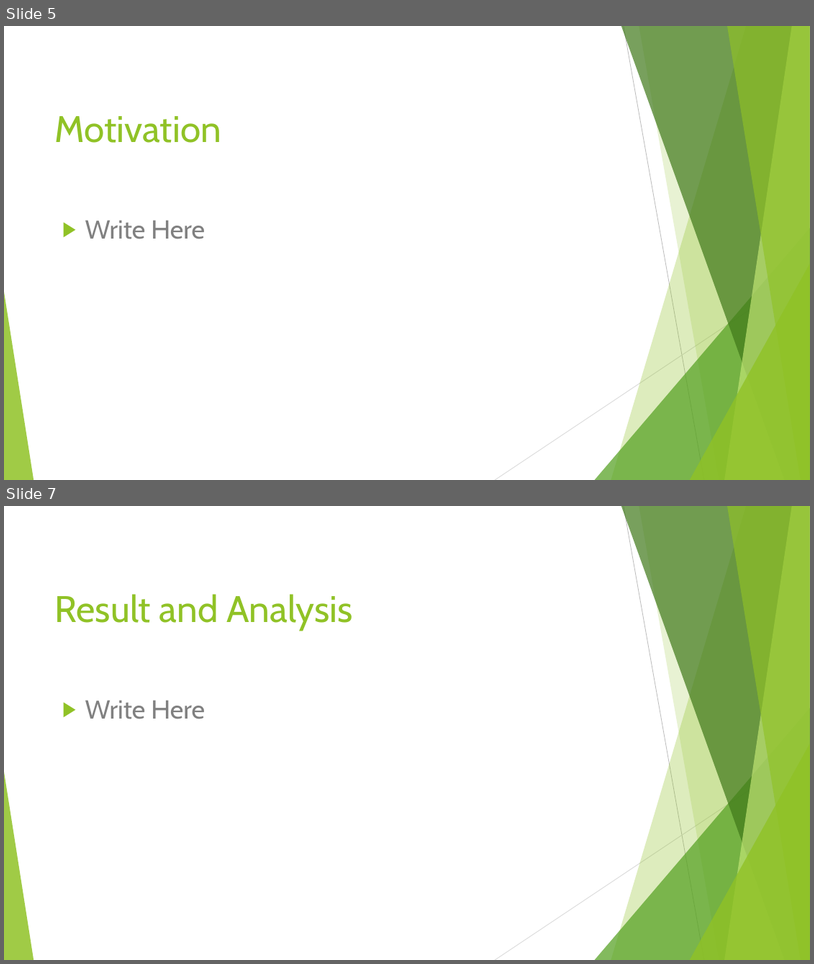
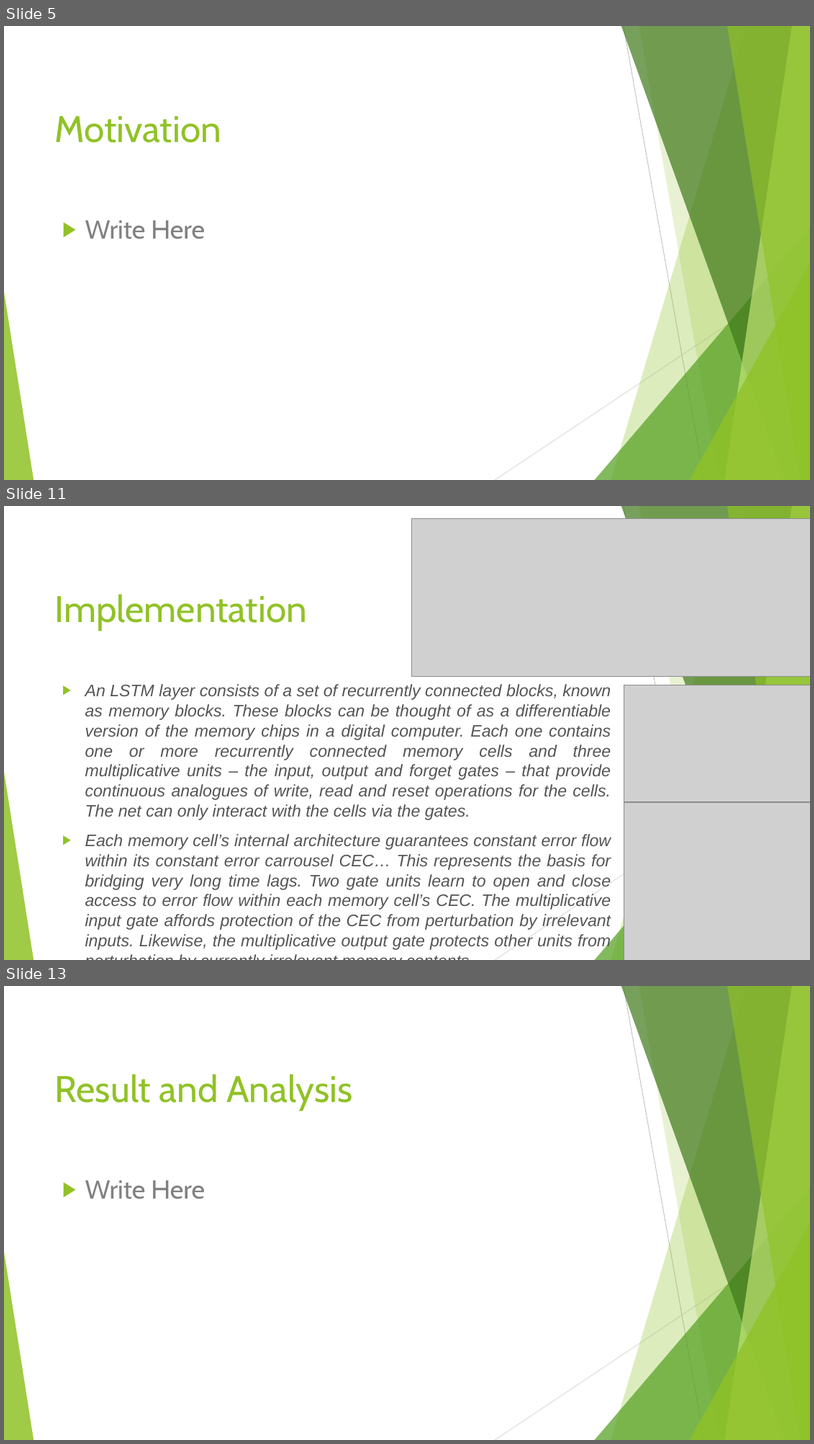
Before and after one commit to satya1013/Fake-News-1, a slide deck: Fake News.pptx. Shown one above the other, each under a label of ours: slides 5 and 7 before the commit, slides 5, 11 and 13 after it; the slides between them are not shown. The pictures are 814x964 and 814x1444 pixels, drawn with LibreOffice and Linux fonts; fonts in the diff are those of the drawing; grey boxes stand for pictures. Boxes give left, top, right and bottom in pixels: in the first picture for what was removed or moved away, otherwise in the second. Text is boxed around its words. In the diff, an @@ line names an element or a change of style, - is before the commit and + after.

```diff
--- a/Fake News.pptx
+++ b/Fake News.pptx
@@ slide 11 added at [4, 506, 810, 960], background #FFFFFF; not listed: 10 template elements that a slide beside it also shows @@
@@ picture added at [412, 519, 810, 676] @@
@@ title added at [55, 594, 307, 630], 44 pt, text #90C226 @@
+Implementation
@@ text added at [85, 684, 612, 950], 19.8 pt, text #555555, italic @@
+▶ An LSTM layer consists of a set of recurrently connected blocks, known as memory blocks. These blocks can be thought of as a differentiable version of the memory chips in a digital computer. Each one contains one or more recurrently connected memory cells and three multiplicative units – the input, output and forget gates – that provide continuous analogues of write, read and reset operations for the cells. The net can only interact with the cells via the gates.
+▶ Each memory cell’s internal architecture guarantees constant error flow within its constant error carrousel CEC… This represents the basis for bridging very long time lags. Two gate units learn to open and close access to error flow within each memory cell’s CEC. The multiplicative input gate affords protection of the CEC from perturbation by irrelevant inputs. Likewise, the multiplicative output gate protects other units from perturbation by currently irrelevant memory contents.
@@ picture added at [624, 685, 810, 802] @@
@@ picture added at [624, 803, 810, 960] @@
@@ what was slide 7 is now slide 13 @@
```
Also in this commit, not shown: 2 slides changed, 5 other slides added.
